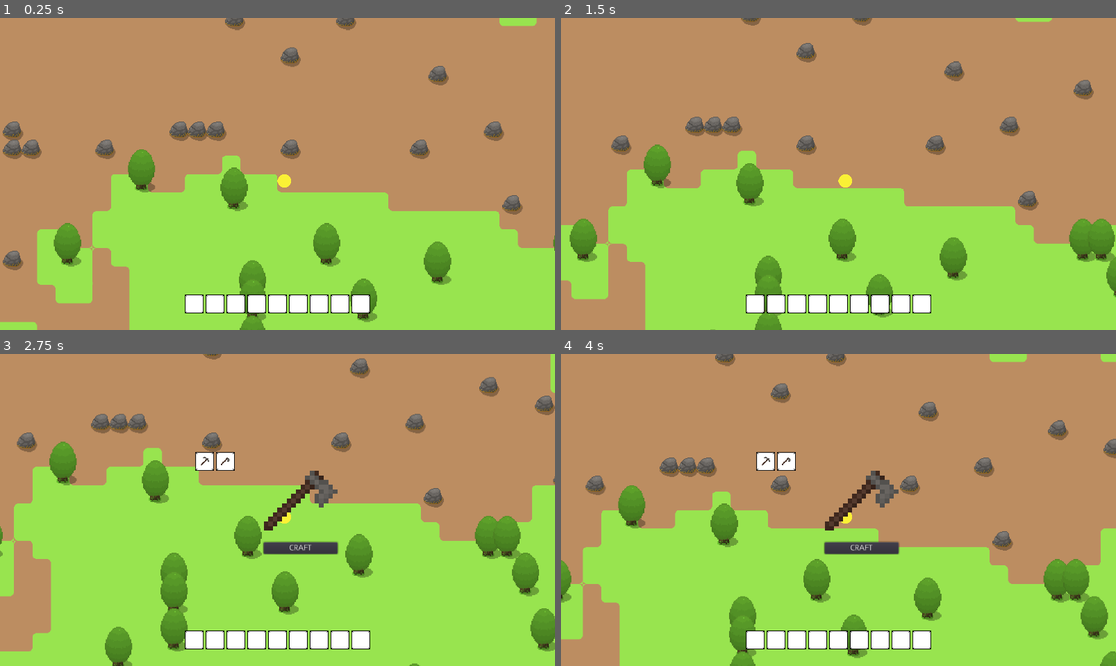
Above: before the commit, frames 1-4 (two rows, left to right).
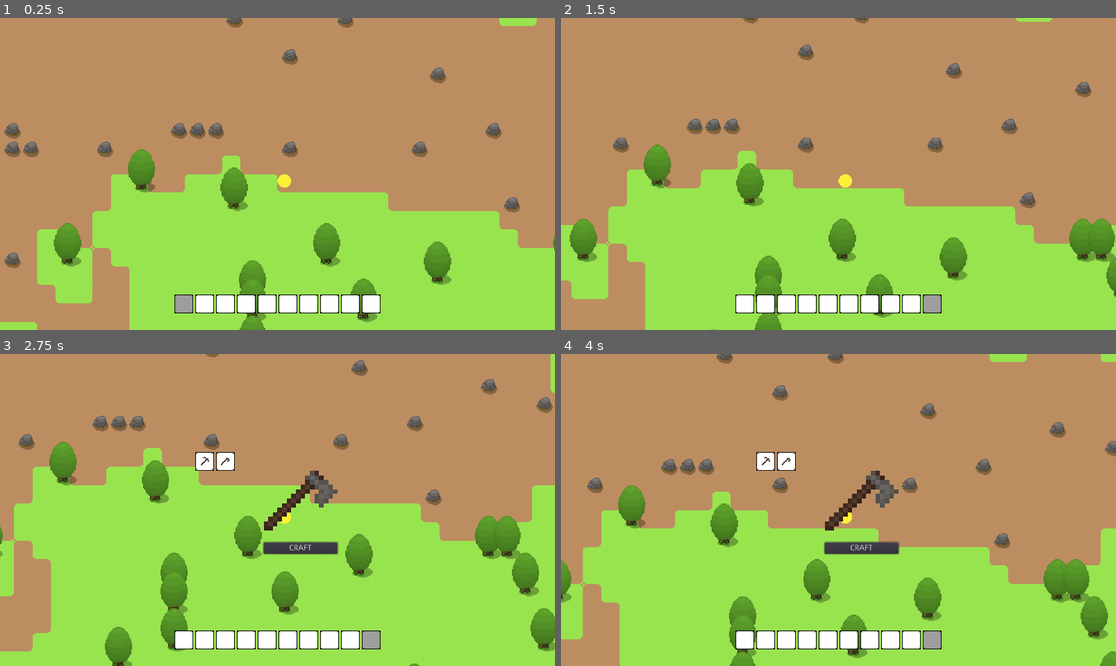
Above: after the commit, the same moments.

Repository: SkyMudder/GameW
Game: Godot game, scene res://Main.tscn
Two runs of this game, one before a commit and one after it. Both use one fixed random seed, a clock stepped at 60 frames per second and the inputs below.
Inputs (mouse positions are in pixels of both pictures, inside the frame that each line leads up to):
- Up to frame 1 (0.25 s): no input
- Up to frame 2 (1.5 s): tap Enter at 0.5 s; move the mouse to (572, 130) at 0.52 s; hold D (right) 0.53-1.28 s; hold Mouse wheel down (mouse_wheel_down, bound only after the co… 0.53-1.28 s; tap Mouse wheel up (mouse_wheel_up, bound only after the commit) at 0.8, 1.35 s; move the mouse to (594, 242) at 1.27 s; hold S (down) from 1.28 s (still down)
- Up to frame 3 (2.75 s): tap Mouse wheel down (mouse_wheel_down, bound only after the co… at 1.55 s; move the mouse to (61, 450) at 2.02 s; release S (down) at 2.03 s; hold D (right) from 2.03 s (still down); hold C (crafting) from 2.03 s (still down); tap Mouse wheel up (mouse_wheel_up, bound only after the commit) at 2.3 s
- Up to frame 4 (4 s): move the mouse to (660, 422) at 2.77 s; release D (right) at 2.78 s; release C (crafting) at 2.78 s; hold W (up) 2.78-3.53 s; tap Ctrl (ctrl) at 2.85 s; tap Mouse wheel down (mouse_wheel_down, bound only after the co… at 3.05 s; move the mouse to (666, 456) at 3.52 s; hold A (left) from 3.53 s (still down); hold Mouse wheel up (mouse_wheel_up, bound only after the commit) from 3.53 s (still down); click (666, 456) at 3.6 s

The runs differ from the first frame. In frame 1, 2.4% of the frame differs, in the area x 0-95%, y 0-95%; in frame 2, 2.1%; in frame 3, 2.0%; in frame 4, 2.2%.

Commit message:
Items now get added to the Toolbar first. Player can now equip Items

Diff:
--- a/Inventory/Inventory.gd
+++ b/Inventory/Inventory.gd
@@ -8,7 +8,7 @@
 func _init(size: int) -> void:
 	for _x in size:
 		items.push_back(null)
-	Data.playerInventories.push_back(self)
+	Data.playerInventories.push_front(self)
 
 func setItem(index: int, item: Item) -> void:
 	var tmp: Item = item.duplicate()
--- a/Inventory/InventorySlot.gd
+++ b/Inventory/InventorySlot.gd
@@ -38,6 +38,7 @@
 			item.amount = 0
 		inventory.setItem(data.index, item)
 		Gv.dragData = data
+
 	return data
 
 func can_drop_data(_position, data: Dictionary) -> bool:
@@ -63,3 +64,9 @@
 	else:
 		inventory.setItem(thisIndex, data.item)
 	Gv.dragData = null
+
+func setHighlight(highlight: bool) -> void:
+	if highlight:
+		$Slot.modulate = Color("9f9f9f")
+	else:
+		$Slot.modulate = Color("ffffff")
--- a/Inventory/InventorySlot.tscn
+++ b/Inventory/InventorySlot.tscn
@@ -4,9 +4,10 @@
 [ext_resource path="res://UI/EmptySlot.png" type="Texture" id=2]
 
 [node name="Slot" type="CenterContainer"]
-margin_left = 3.84
-margin_right = 35.84
-margin_bottom = 32.0
+anchor_left = 0.002
+anchor_top = 0.002
+anchor_right = 0.002
+anchor_bottom = 0.002
 script = ExtResource( 1 )
 __meta__ = {
 "_edit_use_anchors_": false
--- a/Inventory/Toolbar.gd
+++ b/Inventory/Toolbar.gd
@@ -1,16 +1,37 @@
 extends "res://Inventory/SlotContainerMaster.gd"
 
 
+signal item_equipped(item)
+
 var inventory: Inventory
+var currentIndex: int = 0
 
 func _ready() -> void:
 	_setUpInventory()
+	get_child(0).setHighlight(true)
 
 func _setUpInventory() -> void:
-	addSlots(self, 9)
-	setColumns(9)
+	addSlots(self, 10)
+	setColumns(10)
+
+func _input(event):
+	if event.is_action_pressed("mouse_wheel_up") or event.is_action_pressed("mouse_wheel_down"):
+		get_child(currentIndex).setHighlight(false)
+		if event.is_action_pressed("mouse_wheel_up"):
+			if currentIndex == 0:
+				currentIndex = 9
+			else:
+				currentIndex -= 1
+		elif event.is_action_pressed("mouse_wheel_down"):
+			if currentIndex == 9:
+				currentIndex = 0
+			else:
+				currentIndex += 1
+		get_child(currentIndex).setHighlight(true)
+		emit_signal("item_equipped", get_child(currentIndex).item)
 
 func _on_items_changed(indexes, inventories) -> void:
 	for x in inventories.size():
 		if inventories[x] == inventory:
 			get_child(indexes[x]).setItem(inventory.items[indexes[x]])
+	emit_signal("item_equipped", get_child(currentIndex).item)
--- a/Player/Player.gd
+++ b/Player/Player.gd
@@ -3,6 +3,7 @@
 
 onready var inventoryUI: CenterContainer = get_node("UI/Inventory")
 onready var inventory: Reference = inventoryUI.get_node("SlotContainer").inventory
+onready var toolBarSlotContainer: GridContainer = get_node("UI/Toolbar/SlotContainer")
 onready var craftingUI: HBoxContainer = get_node("UI/CraftingContainer")
 var velocity : = Vector2.ZERO
 
@@ -10,6 +11,10 @@
 const ACCELERATION : int = 500
 const FRICTION : int = 500
 
+var currentItem: Item
+
+func _ready() -> void:
+	toolBarSlotContainer.connect("item_equipped", self, "_onItemEquipped")
 
 func _physics_process(delta):
 	var input_vector = Vector2.ZERO
@@ -29,3 +34,10 @@
 		inventoryUI.visible = !inventoryUI.visible
 	if event.is_action_pressed("crafting"):
 		craftingUI.visible = !craftingUI.visible
+
+func _onItemEquipped(item: Item) -> void:
+	self.currentItem = item
+	if item != null:
+		$Player/TextureRect.texture = item.texture
+	else:
+		$Player/TextureRect.texture = null
--- a/Player/Player.tscn
+++ b/Player/Player.tscn
@@ -19,5 +19,17 @@
 scale = Vector2( 0.75, 0.75 )
 texture = ExtResource( 1 )
 
+[node name="TextureRect" type="TextureRect" parent="Player"]
+margin_left = -16.0
+margin_top = -15.0
+margin_right = 16.0
+margin_bottom = 16.0
+size_flags_horizontal = 3
+size_flags_vertical = 3
+expand = true
+__meta__ = {
+"_edit_use_anchors_": false
+}
+
 [node name="Camera2D" type="Camera2D" parent="."]
 zoom = Vector2( 0.5, 0.5 )
--- a/WorldObjects/Rock.tscn
+++ b/WorldObjects/Rock.tscn
@@ -5,8 +5,8 @@
 [ext_resource path="res://WorldObjects/Rock.gd" type="Script" id=3]
 
 [sub_resource type="CapsuleShape2D" id=1]
-radius = 8.0
-height = 17.6069
+radius = 5.66627
+height = 15.0079
 
 [sub_resource type="RectangleShape2D" id=2]
 extents = Vector2( 20, 20 )
@@ -22,11 +22,7 @@
 
 [node name="Rock" type="Sprite" parent="."]
 position = Vector2( 20, 20 )
-scale = Vector2( 1.25, 1.25 )
 texture = ExtResource( 1 )
-__meta__ = {
-"_edit_lock_": true
-}
 
 [node name="HitBox" parent="." instance=ExtResource( 2 )]
 
--- a/WorldObjects/WorldObject.gd
+++ b/WorldObjects/WorldObject.gd
@@ -21,7 +21,6 @@
 
 func _destroy() -> void:
 	drop.amount = rand.randi_range(amountLow, amountHigh)
-	print(drop.amount)
 	player.inventory.addItem(drop)
 	queue_free()
 
--- a/project.godot
+++ b/project.godot
@@ -142,6 +142,16 @@
 "events": [ Object(InputEventKey,"resource_local_to_scene":false,"resource_name":"","device":0,"alt":false,"shift":false,"control":false,"meta":false,"command":false,"pressed":false,"scancode":83,"physical_scancode":0,"unicode":0,"echo":false,"script":null)
  ]
 }
+mouse_wheel_up={
+"deadzone": 0.5,
+"events": [ Object(InputEventMouseButton,"resource_local_to_scene":false,"resource_name":"","device":0,"alt":false,"shift":false,"control":false,"meta":false,"command":false,"button_mask":0,"position":Vector2( 0, 0 ),"global_position":Vector2( 0, 0 ),"factor":1.0,"button_index":4,"pressed":false,"doubleclick":false,"script":null)
+ ]
+}
+mouse_wheel_down={
+"deadzone": 0.5,
+"events": [ Object(InputEventMouseButton,"resource_local_to_scene":false,"resource_name":"","device":0,"alt":false,"shift":false,"control":false,"meta":false,"command":false,"button_mask":0,"position":Vector2( 0, 0 ),"global_position":Vector2( 0, 0 ),"factor":1.0,"button_index":5,"pressed":false,"doubleclick":false,"script":null)
+ ]
+}
 
 [physics]
 
